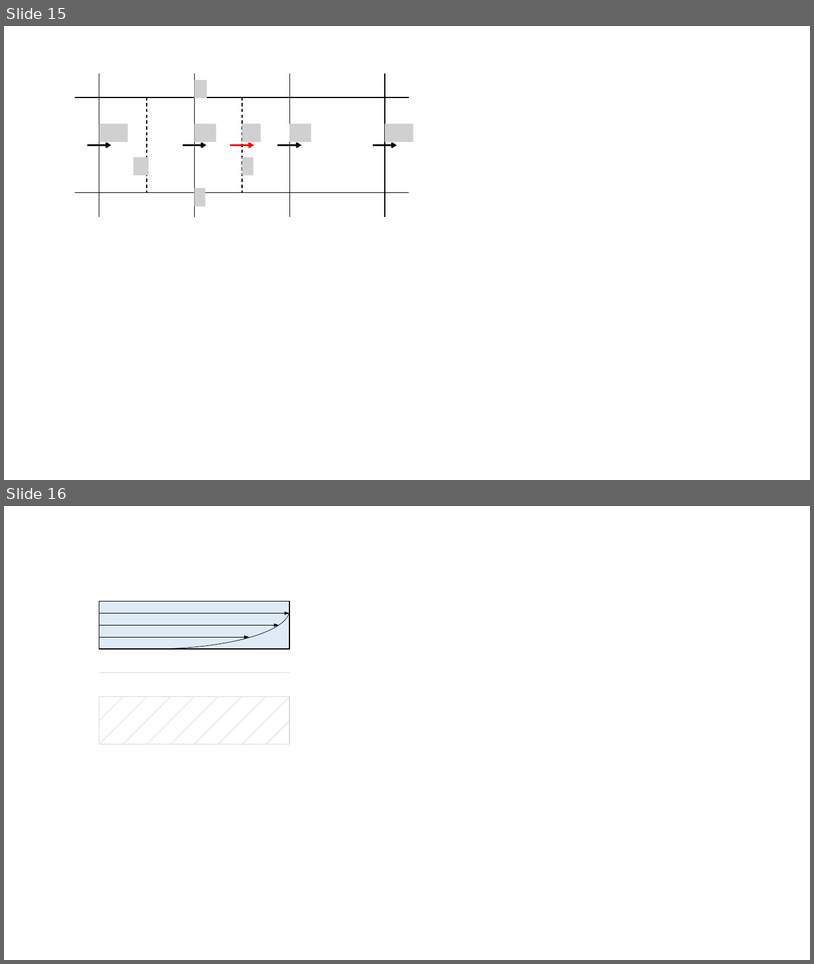
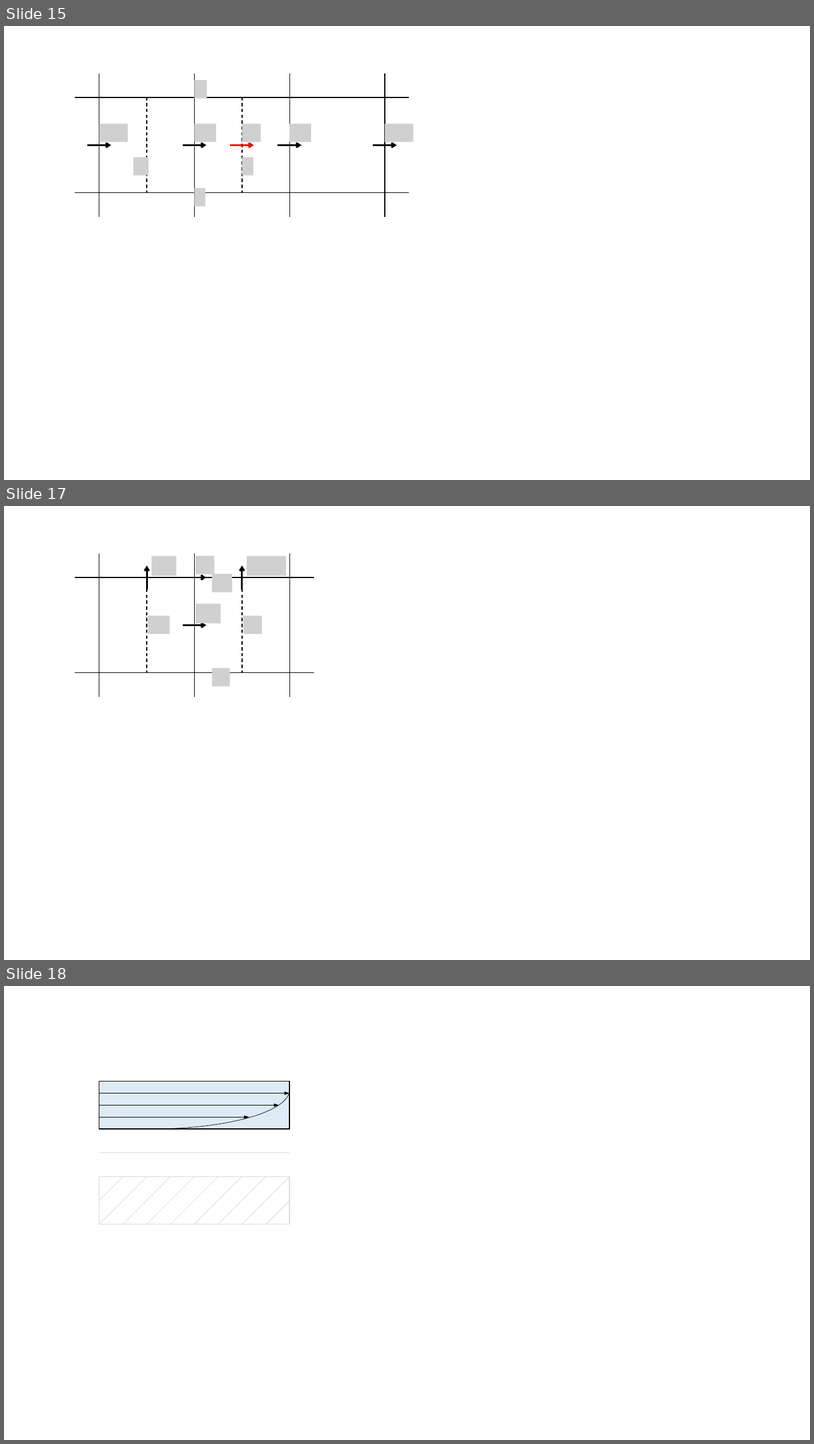
Before and after one commit to AndreaVescovini/Thesis, a slide deck: img/celle.pptx. Shown one above the other, each under a label of ours: slides 15 and 16 before the commit, slides 15, 17 and 18 after it; the slides between them are not shown. The pictures are 814x964 and 814x1444 pixels, drawn with LibreOffice and Linux fonts; fonts in the diff are those of the drawing; grey boxes stand for pictures. Boxes give left, top, right and bottom in pixels: in the first picture for what was removed or moved away, otherwise in the second. Text is boxed around its words. In the diff, an @@ line names an element or a change of style, - is before the commit and + after.

```diff
--- a/img/celle.pptx
+++ b/img/celle.pptx
@@ slide 17 added at [4, 506, 810, 960], background #FFFFFF @@
@@ line added from (99, 554) to (99, 697), #000000 1 pt @@
@@ picture added at [152, 556, 176, 576] @@
@@ line added from (195, 554) to (195, 697), #000000 1 pt @@
@@ picture added at [196, 556, 215, 574] @@
@@ picture added at [247, 556, 287, 576] @@
@@ line added from (290, 554) to (290, 697), #000000 1 pt @@
@@ line added from (75, 577) to (314, 577), #000000 1 pt @@
@@ line added from (147, 577) to (147, 673), #000000 1 pt dashed @@
@@ arrow added from (147, 589) to (147, 565), #000000 2 pt @@
@@ arrow added from (182, 577) to (207, 577), #000000 2 pt @@
@@ picture added at [212, 574, 233, 592] @@
@@ line added from (242, 577) to (242, 673), #000000 1 pt dashed @@
@@ arrow added from (242, 589) to (242, 565), #000000 2 pt @@
@@ picture added at [196, 603, 221, 623] @@
@@ picture added at [148, 615, 170, 634] @@
@@ arrow added from (182, 625) to (207, 625), #000000 2 pt @@
@@ picture added at [243, 615, 263, 634] @@
@@ line added from (75, 673) to (314, 673), #000000 1 pt @@
@@ picture added at [212, 668, 230, 686] @@
@@ what was slide 16 is now slide 18 @@
```
Also in this commit, not shown: 1 other slide added, 7 other files.
